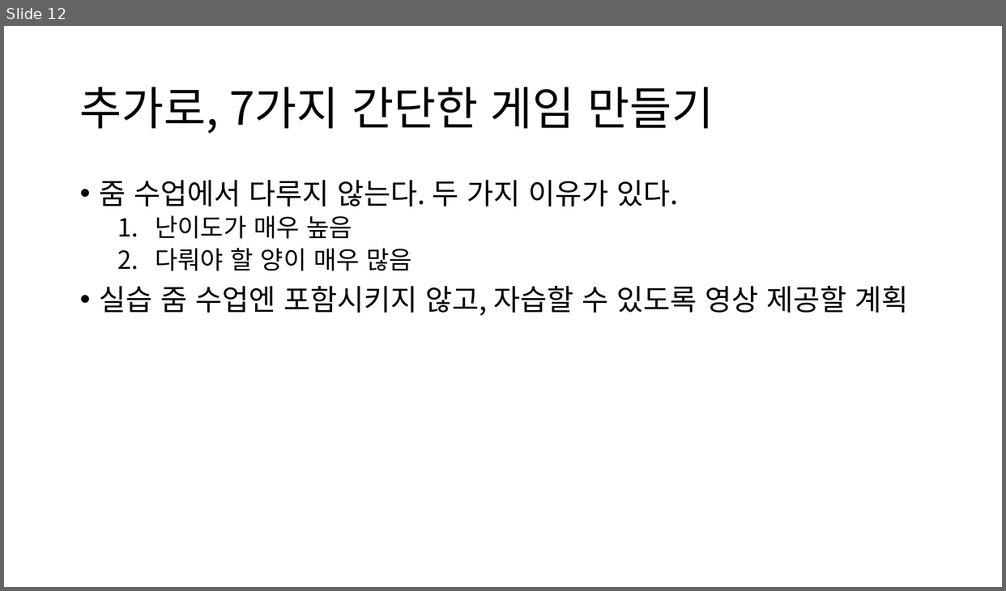
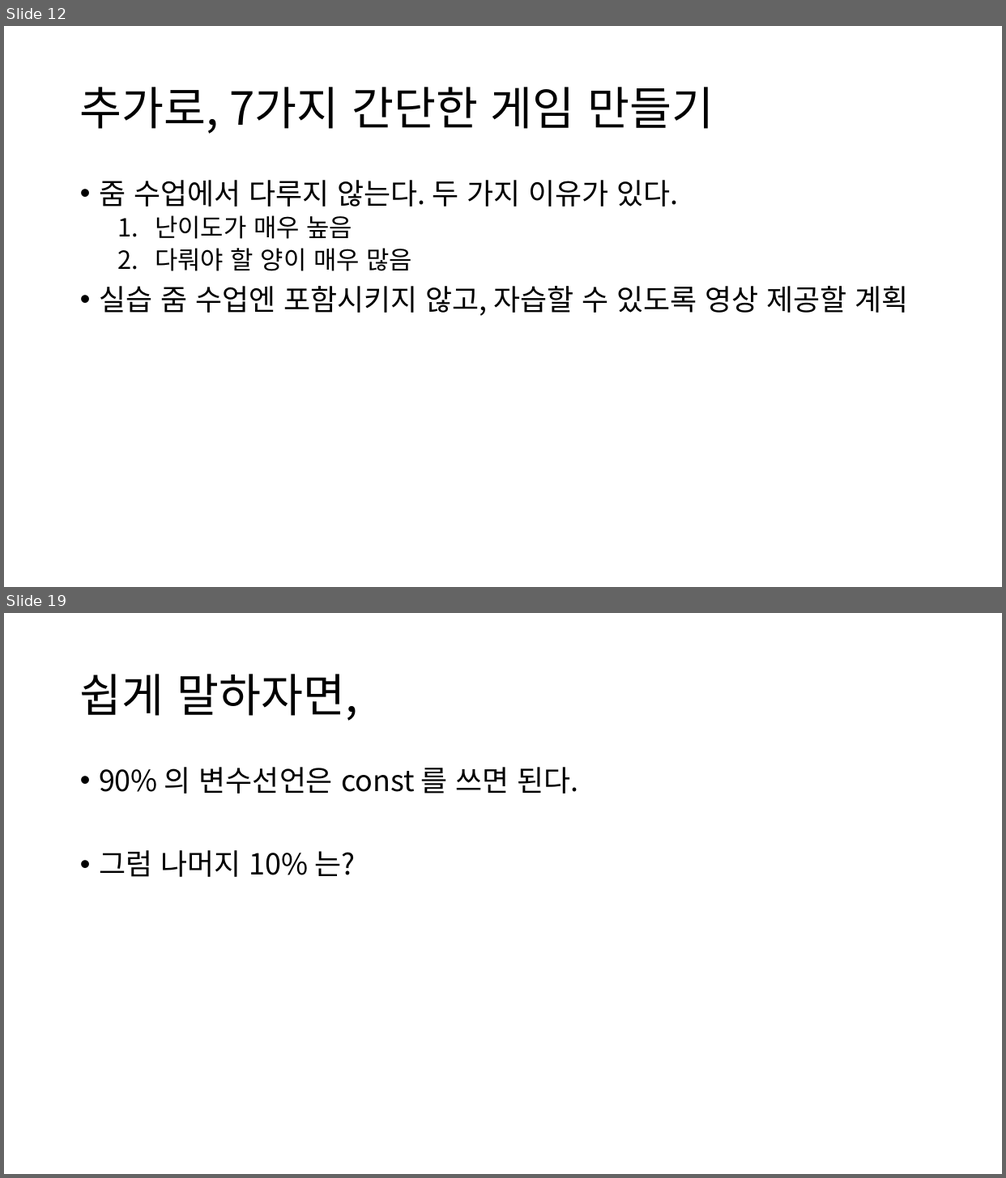
Before and after one commit to GNUCSAssistants/2021webprogramming, a slide deck: 수업/5. JavaScript (1)/PPT/5. JavaScript (1).pptx. Shown one above the other, each under a label of ours: slide 12 before the commit, slides 12 and 19 after it; the slides between them are not shown. The pictures are 1006x591 and 1006x1178 pixels, drawn with LibreOffice and Linux fonts; fonts in the diff are those of the drawing. Boxes give left, top, right and bottom in pixels: in the first picture for what was removed or moved away, otherwise in the second. Text is boxed around its words. In the diff, an @@ line names an element or a change of style, - is before the commit and + after.

```diff
--- a/수업/5. JavaScript (1)/PPT/5. JavaScript (1).pptx
+++ b/수업/5. JavaScript (1)/PPT/5. JavaScript (1).pptx
@@ slide 19 added at <box>4,613,1002,1174</box>, background #FFFFFF @@
@@ title added at <box>80,674,359,721</box>, 44 pt, text #000000 @@
+쉽게 말하자면,
@@ text added at <box>99,767,579,877</box>, 28 pt, text #000000 @@
+• 90% 의 변수선언은 const 를 쓰면 된다.
+• 그럼 나머지 10% 는?
```
Also in this commit, not shown: 1 slide changed, 28 other slides added, 1 other file.
